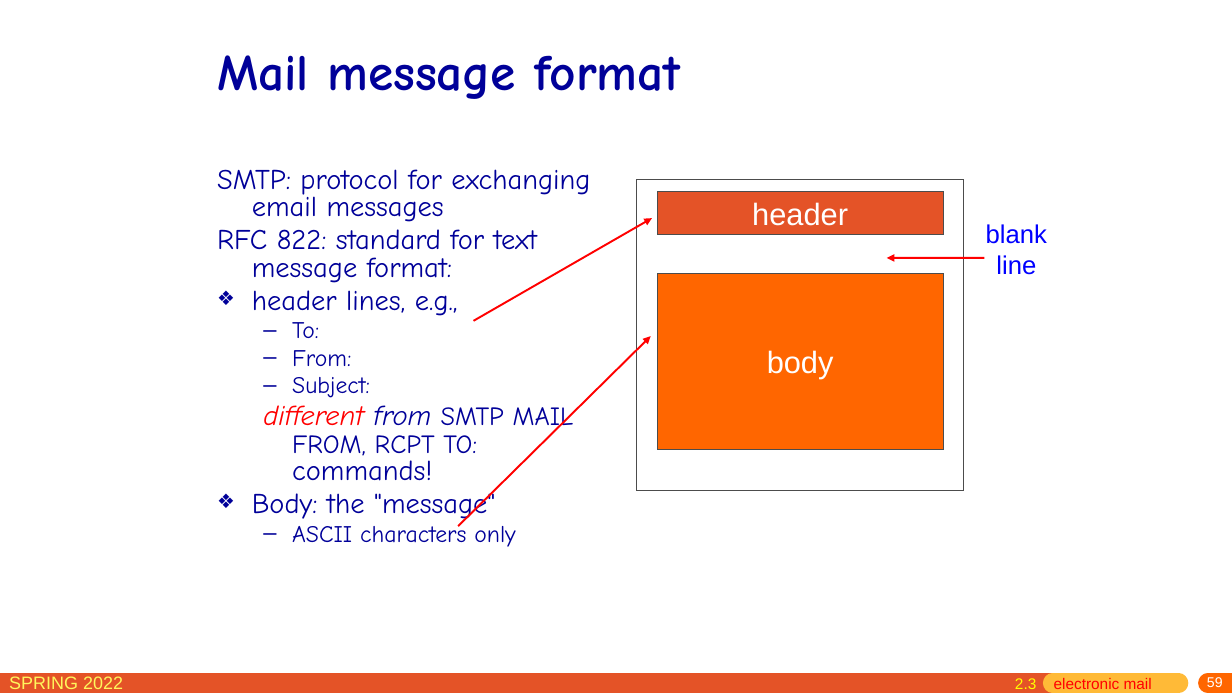
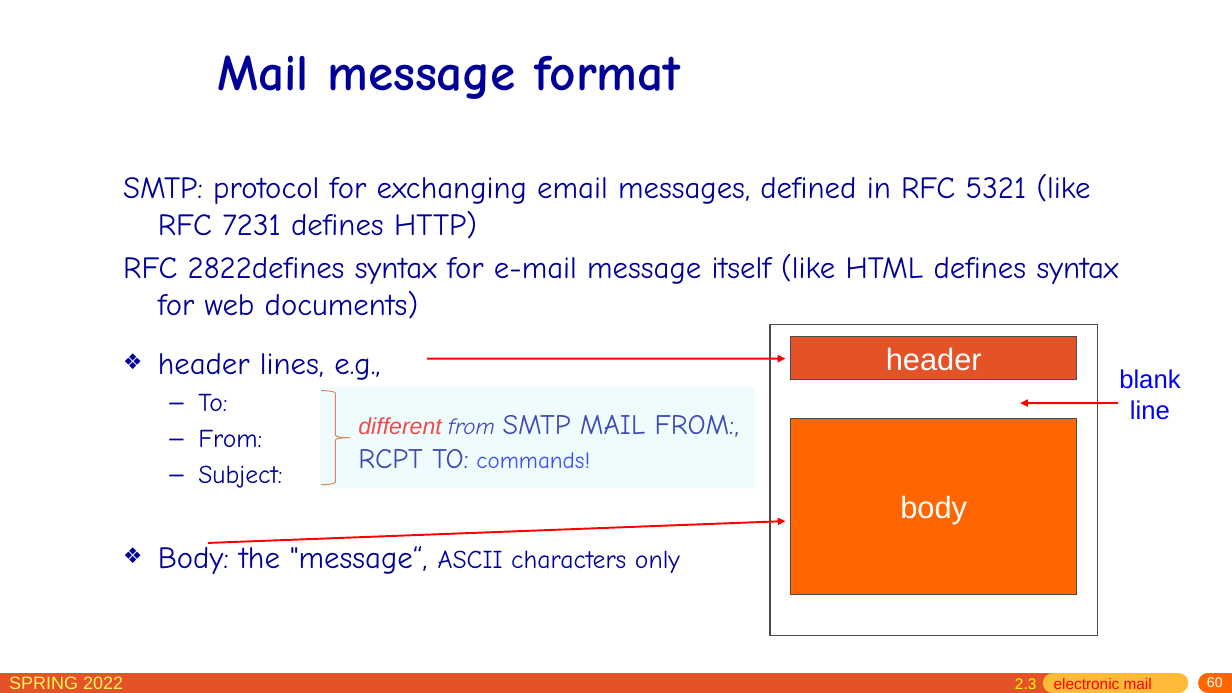
Before and after one commit to network-whu/slides, a slide deck: slide 60 of pptx/chapter2.pptx (slide 59 before the commit). Drawn at 1232x693 pixels with LibreOffice and Linux fonts; fonts in the diff are those of the drawing. Boxes give left, top, right and bottom in pixels: in the first picture for what was removed or moved away, otherwise in the second. Text is boxed around its words. In the diff, an @@ line names an element or a change of style, - is before the commit and + after.

```diff
--- a/pptx/chapter2.pptx
+++ b/pptx/chapter2.pptx
@@ text added at (123,174,1119,319), 24 pt, text #000099 @@
+SMTP: protocol for exchanging email messages, defined in RFC 5321 (like RFC 7231 defines HTTP)
+RFC 2822defines syntax for e-mail message itself (like HTML defines syntax for web documents)
@@ text at (217,169,590,283): paragraphs removed @@
-SMTP: protocol for exchanging email messages
-RFC 822: standard for text message format:
@@ text "header lines, e.g.,": place and size @@
-text "header lines, e.g.," at (217,169,590,547)
+text "header lines, e.g.," at (158,353,680,574)
@@ text at (158,353,380,488): size 22.2 to 24 pt in "header lines, e.g.,"; size 18.5 to 20 pt in "To:", "From:", "Subject:"; line spacing 0.8 to 1 @@
@@ arrow moved from (473, 321) - (653, 218) to (427, 359) - (786, 359) @@
@@ rectangle added at (321,387,755,489), fill #CCF8F9 at 30% opacity @@
@@ right brace added at (322,391,350,485), outline #E44F22 0.75 pt @@
@@ text added at (358,415,739,468), 18 pt, text #000099 @@
+  different from SMTP MAIL FROM:, RCPT TO: commands!
@@ 3 rectangles, 1 text, 1 arrow: place and size @@
-3 rectangles, 1 text, 1 arrow at (637,179,1047,490)
+3 rectangles, 1 text, 1 arrow at (770,324,1180,635)
@@ arrow moved from (458, 526) - (651, 336) to (208, 543) - (786, 521) @@
@@ text at (158,542,680,574): text changed; size 22.2 to 20 pt @@
-  different from SMTP MAIL FROM, RCPT TO: commands!
-❖ Body: the "message"
-  – ASCII characters only
+❖ Body: the "message“, ASCII characters only
@@ page number at (1207,677,1223,687): text changed @@
-59
+60
```
Also in this commit, not shown: 61 other slides changed, 1 slide added, 1 other file.
